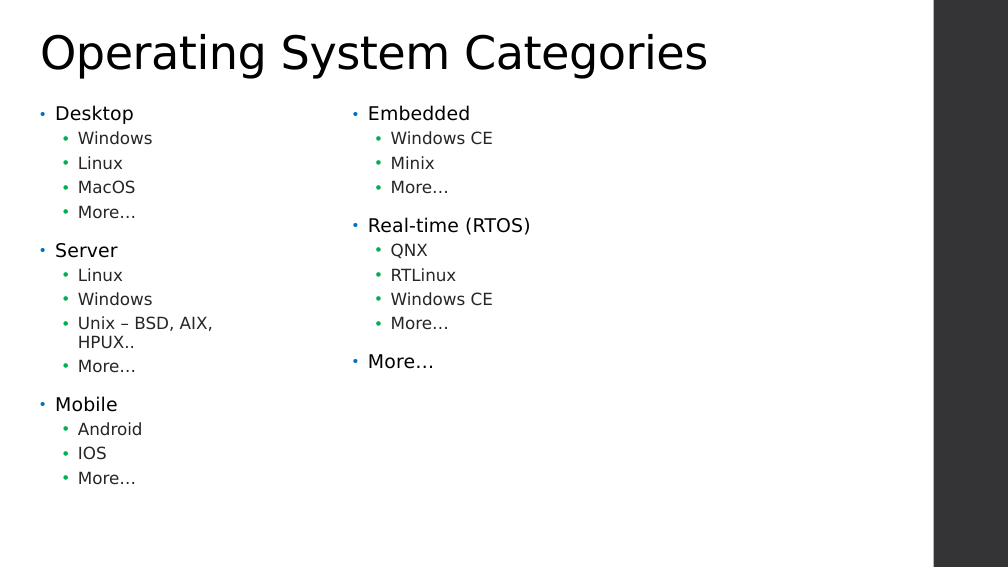
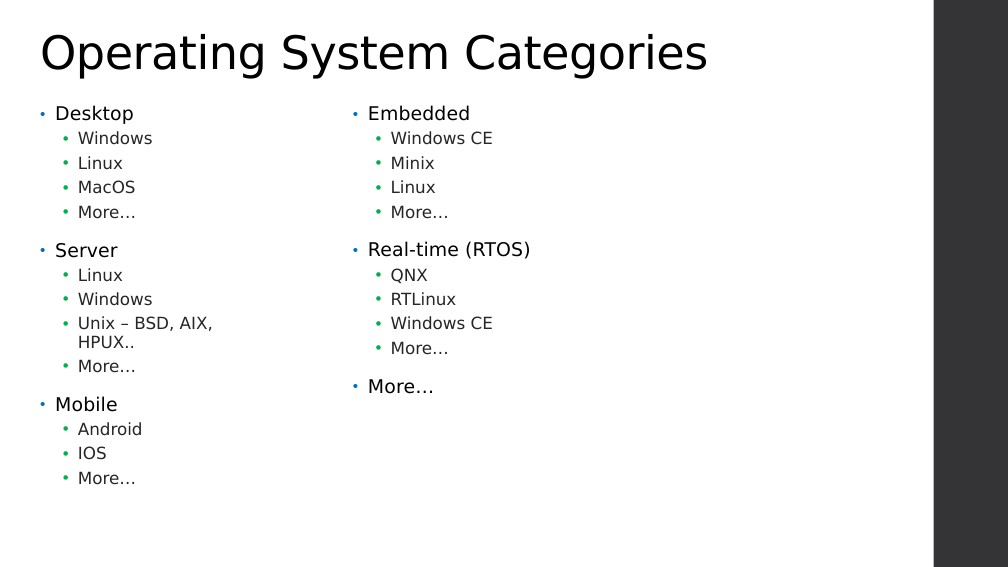
Before and after one commit to varadinov/DevSecOps, a slide deck: slide 3 of 01_operating_systems/01_operating_systems.pptx. Drawn at 1008x567 pixels with LibreOffice and Linux fonts; fonts in the diff are those of the drawing; background and template pictures are left out. Boxes give left, top, right and bottom in pixels: in the first picture for what was removed or moved away, otherwise in the second. Text is boxed around its words. In the diff, an @@ line names an element or a change of style, - is before the commit and + after.

```diff
--- a/01_operating_systems/01_operating_systems.pptx
+++ b/01_operating_systems/01_operating_systems.pptx
@@ text at [391,180,436,194]: paragraph added @@
+  • Linux
```
Also in this commit, not shown: 4 other files.
